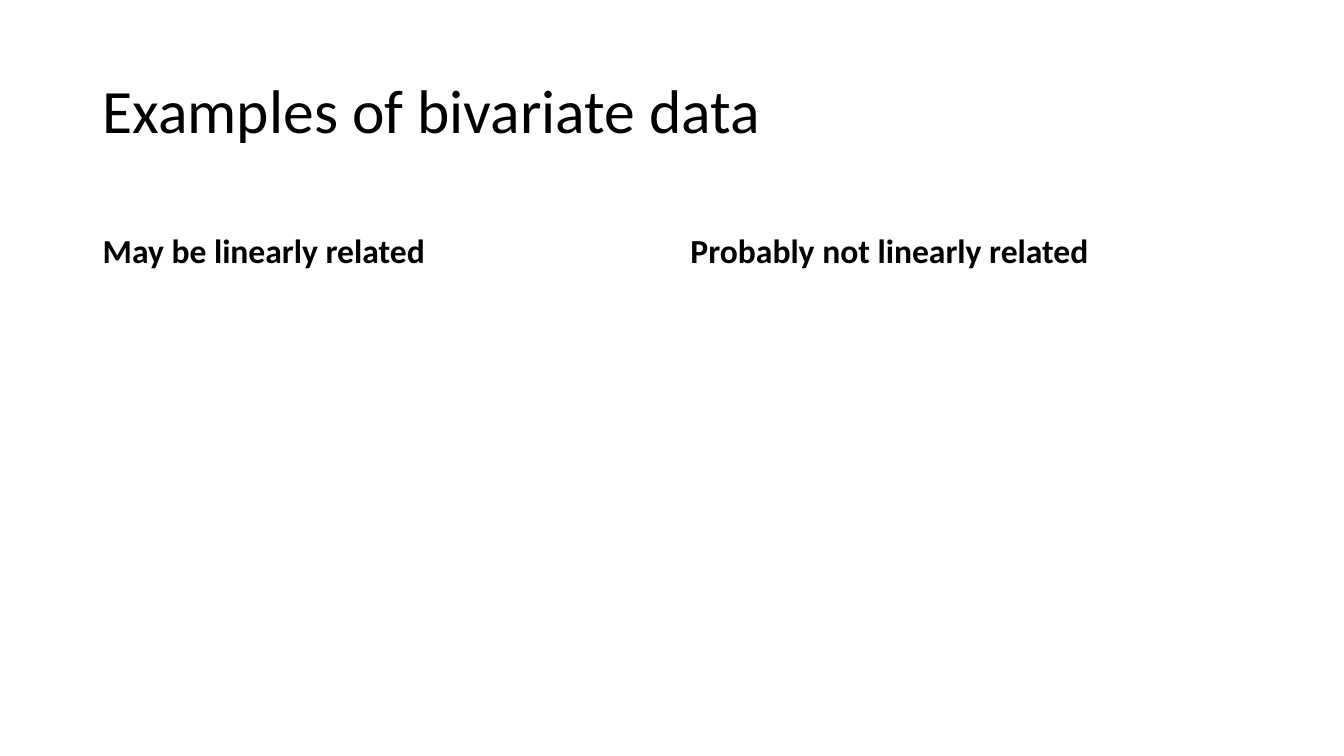
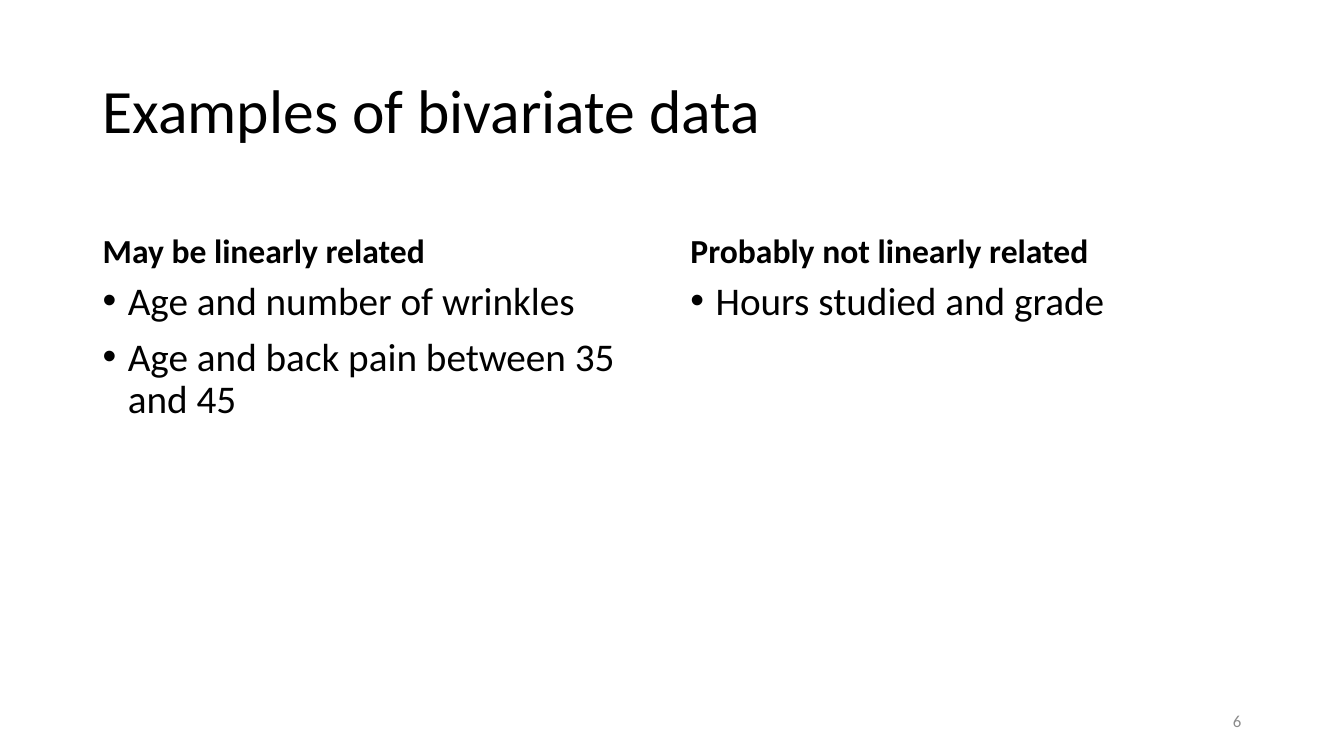
Before and after one commit to opherdonchin/StatisticalComputationAndAnalysis, a slide deck: slide 6 of Lectures/Lecture 6 Linear models.pptx (slide 5 before the commit). Drawn at 1344x756 pixels with LibreOffice and Linux fonts; fonts in the diff are those of the drawing. Boxes give left, top, right and bottom in pixels: in the first picture for what was removed or moved away, otherwise in the second. Text is boxed around its words. In the diff, an @@ line names an element or a change of style, - is before the commit and + after.

```diff
--- a/Lectures/Lecture 6 Linear models.pptx
+++ b/Lectures/Lecture 6 Linear models.pptx
@@ text added at (128,287,615,414), 28 pt, text #000000 @@
+• Age and number of wrinkles
+• Age and back pain between 35 and 45
@@ text added at (716,287,1104,322), 28 pt, text #000000 @@
+• Hours studied and grade
@@ page number added at (1233,716,1241,727), 12 pt, text #8C8C8C @@
+6
```
Also in this commit, not shown: 38 other slides changed, 21 slides added, 3 slides removed, 3 other files.
